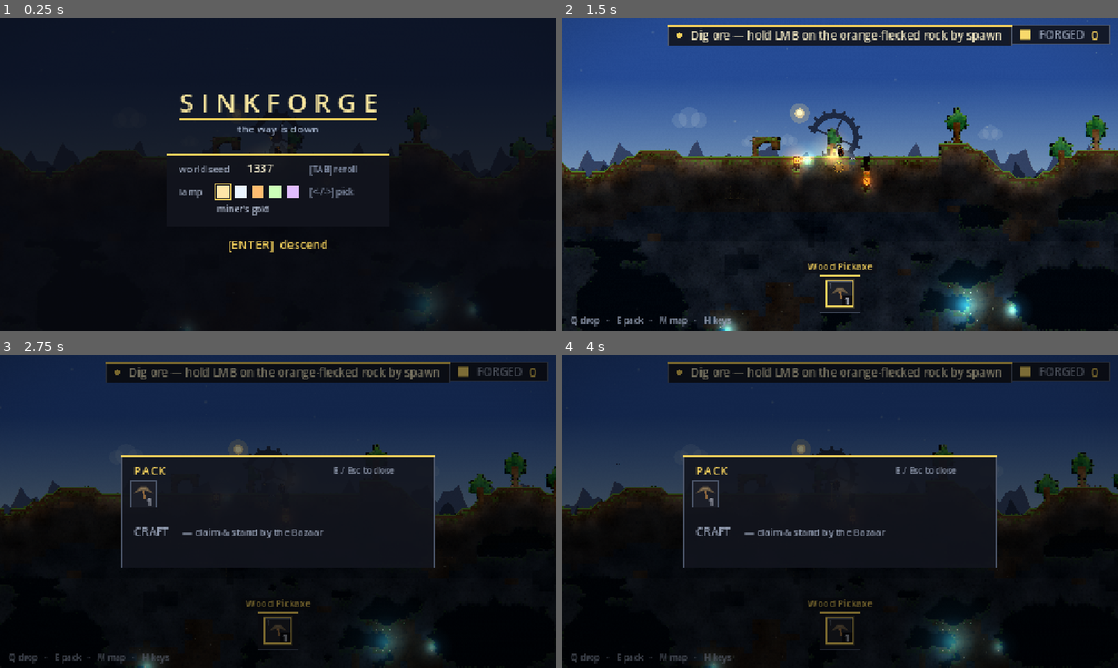
Above: before the commit, frames 1-4 (two rows, left to right).
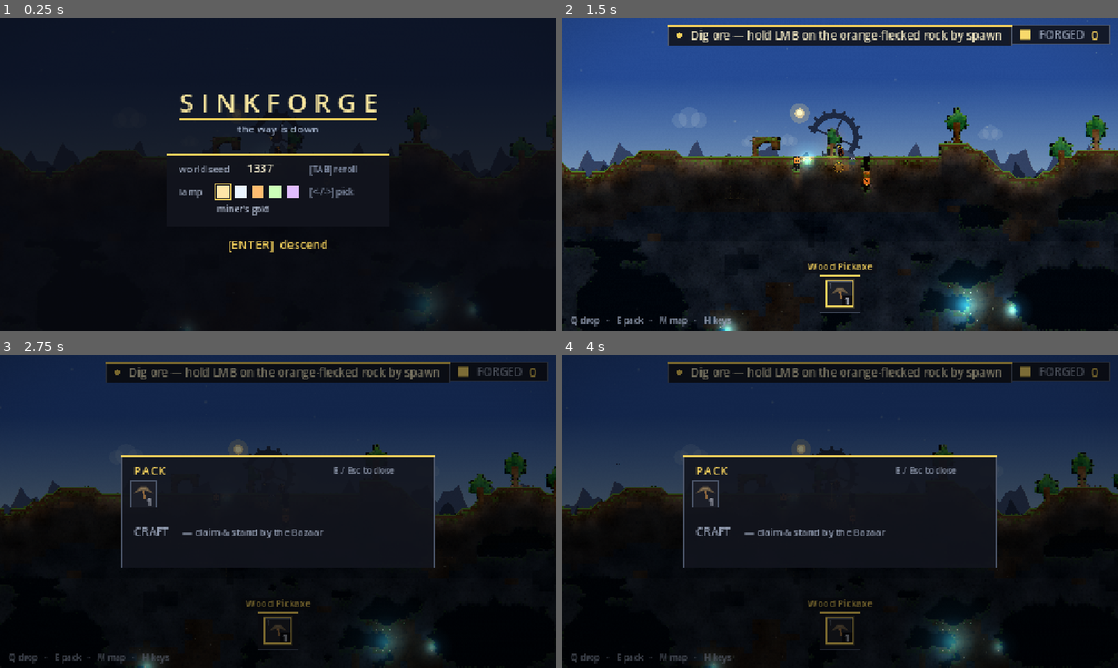
Above: after the commit, the same moments.

Repository: teohondascully/sinkforge
Game: Godot game, scene res://scenes/main.tscn
Same seed, same stepped clock (60 frames per second), same inputs: the game is played once before the commit and once after it.
Inputs (mouse positions are in pixels of both pictures, inside the frame that each line leads up to):
- Up to frame 1 (0.25 s): no input
- Up to frame 2 (1.5 s): tap Enter at 0.5 s; move the mouse to (962, 158) at 0.52 s; hold D (sf_right) 0.53-1.25 s; right-click (962, 158) at 0.6 s; click (962, 158) at 0.67 s; tap Space (sf_jump) at 0.77, 1.07 s; drag from (728, 190) to (812, 237) at 1.27 s
- Up to frame 3 (2.75 s): move the mouse to (333, 442) at 2.02 s; hold D (sf_right) from 2.03 s (still down); tap E (sf_craft) at 2.1 s
- Up to frame 4 (4 s): release D (sf_right) at 2.75 s; drag from (812, 574) to (673, 464) at 2.77 s; tap Space (sf_jump) at 3.5, 3.77 s; move the mouse to (1006, 558) at 3.52 s; hold A (sf_left) from 3.53 s (still down); tap Mouse wheel up (sf_cycle_prev) at 3.6 s

The runs differ from the first frame. In frame 2, 0.9% of the frame differs, in the area x 40-57%, y 39-56%; in frame 3, less than 0.1%; in frame 4, less than 0.1%.

Commit message:
viz(light): scale the head-lamp by local darkness + kill the centre white-out

Diff:
--- a/scenes/world_renderer.gd
+++ b/scenes/world_renderer.gd
@@ -2482,19 +2482,32 @@
 		# A faint flicker so the lamp reads as a live flame, not a static disc. Bright enough to blaze
 		# against the near-black base but held at 0.66 so the WARM amber core reads (not blown to white) —
 		# the pool is the light in the deep, and it stays gold (diff 11).
-		var flick: float = 0.66 + 0.04 * sin(_anim_time * 11.0) + 0.03 * sin(_anim_time * 27.0)
+		var flick: float = 0.60 + 0.04 * sin(_anim_time * 11.0) + 0.03 * sin(_anim_time * 27.0)
+		# Scale the lamp by how DARK the miner's spot actually is (blind-playtest fix): a full blaze in the
+		# deep where it IS the light, but a dim glow in daylight — at spawn the full-strength lamp was
+		# washing out the avatar AND the starter ore it sits on, so every warm thing read as "a lamp".
+		var pcell := Vector2i(int(floor(player.position.x / float(CELL))), int(floor(player.position.y / float(CELL))))
+		var pdark: float = _skylight_alpha(pcell.y, sim.surface_row(pcell.x))
+		var lamp_scale: float = lerpf(0.30, 1.0, clampf(pdark / AMBIENT_DARK, 0.0, 1.0))
+		flick *= lamp_scale
 		# The AIM-FOLLOWING beam (#44): a bright cast pool where you're looking + a dimmer throat pool
-		# between it and the head — two glows along one line read as a directed beam, no shader needed.
+		# between it and the head — two glows along one line read as a directed beam, no shader needed. The
+		# inner/body pools are held well below the main so the overlapping centres don't sum past 1 → white.
 		var head: Vector2 = player.position + Vector2(0.0, -Player.HEIGHT * 0.30)
 		_draw_glow(layer, head + _lamp_offset, LAMP_RADIUS, lamp_color, flick)
-		_draw_glow(layer, head + _lamp_offset * 0.45, LAMP_RADIUS * 0.62, lamp_color, flick * 0.55)
-		_draw_glow(layer, player.position, float(CELL) * 1.5, lamp_color, 0.22)  # close body glow
+		_draw_glow(layer, head + _lamp_offset * 0.45, LAMP_RADIUS * 0.62, lamp_color, flick * 0.38)
+		_draw_glow(layer, player.position, float(CELL) * 1.5, lamp_color, 0.14 * lamp_scale)  # close body glow
 	for machine: MachineState in sim.machines:
 		var kind: String = Visuals.machine_kind(machine.def)
 		# Saturated cores (diffs 2, 9): each machine's pool blazes in its OWN colour out of the black — a
 		# hot orange forge, an amber burner, a cyan-teal lift — the coloured-pools-on-black Noita read.
 		var col: Color = Color(1.0, 0.46, 0.16)            # furnace ember (hot saturated orange)
 		var pulse: float = 0.7 + 0.12 * sin(_anim_time * 3.0 + float(machine.cell.x))  # a sign of life
+		# A COLD/idle forge barely glows — it blazes only while smelting (like the generator going dark when
+		# it runs dry). Fixes the idle spawn-forge washing warm light over the starter ore beside it, and
+		# reads truthfully: light = working. (Non-furnace runners keep their steady casing glow.)
+		if kind == "furnace" and not _machine_active(machine):
+			pulse *= 0.12
 		if kind == "generator":
 			col = Color(1.0, 0.62, 0.20)                   # warm coal-burner glow
 			# Breathes while fueled, goes DARK when it runs dry — the "is it making power?" read.
